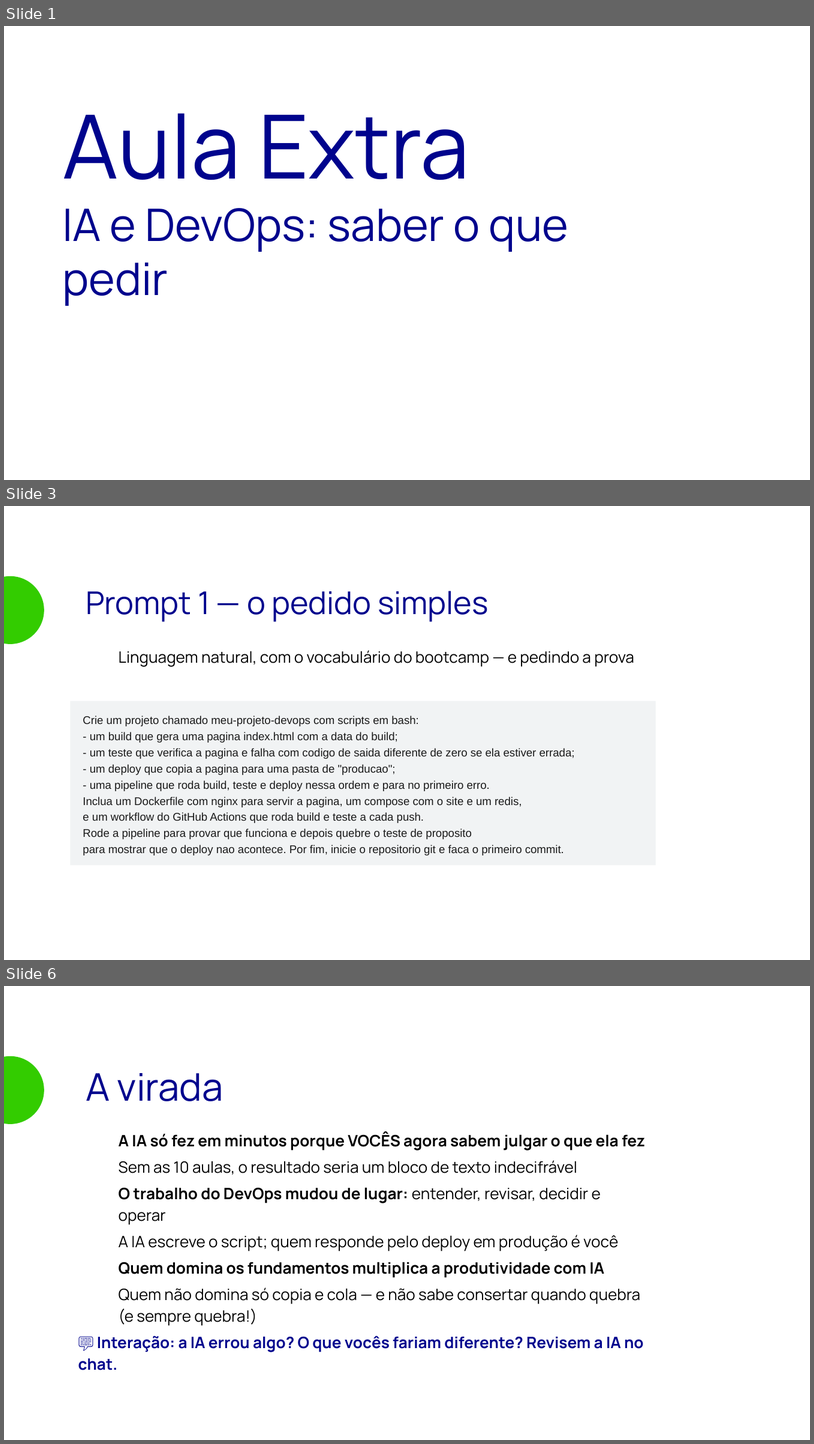
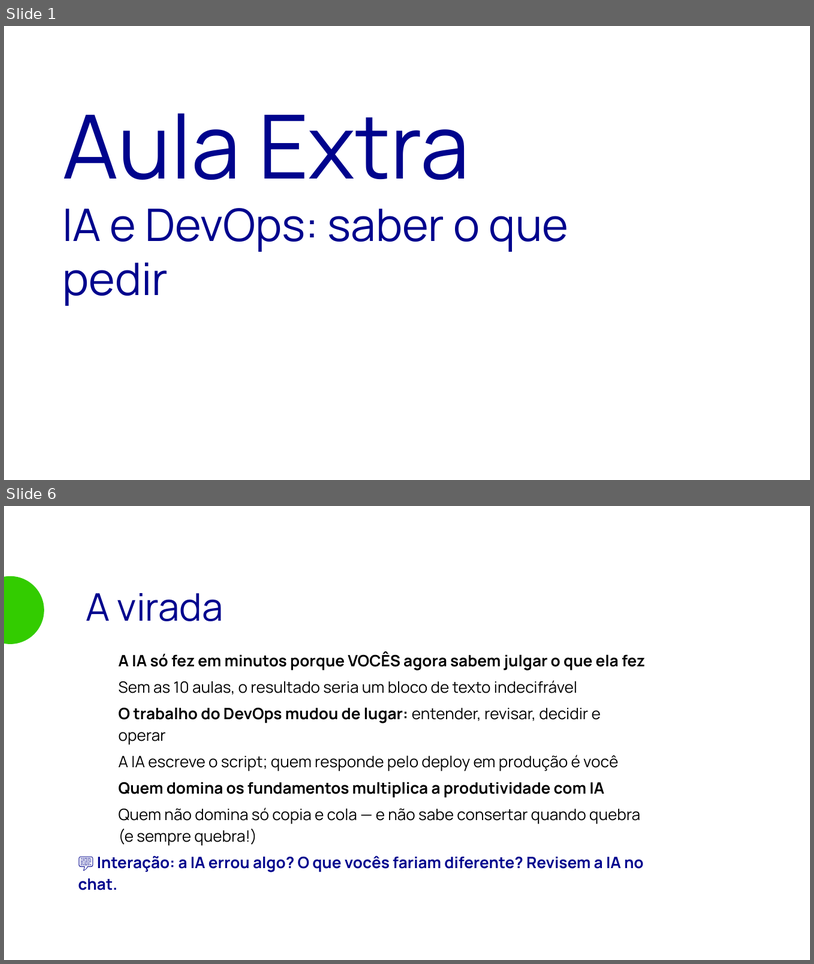
Before and after one commit to viniciusnavarro/bootcamp-devops-2026, a slide deck: aulas/aula-10-github-actions/aula-extra-ia/slides/aula-extra.odp. Shown one above the other, each under a label of ours: slides 1, 3 and 6 before the commit, slides 1 and 6 after it; the slides between them are not shown. The pictures are 814x1444 and 814x964 pixels, drawn with LibreOffice and Linux fonts; fonts in the diff are those of the drawing; background and template pictures are left out. Boxes give left, top, right and bottom in pixels: in the first picture for what was removed or moved away, otherwise in the second. Text is boxed around its words. In the diff, an @@ line names an element or a change of style, - is before the commit and + after.

```diff
--- a/aulas/aula-10-github-actions/aula-extra-ia/slides/aula-extra.odp
+++ b/aulas/aula-10-github-actions/aula-extra-ia/slides/aula-extra.odp
@@ slide 3 removed at (4, 506, 810, 960), background picture (left out) @@
@@ ellipse removed at (4, 576, 44, 644) @@
@@ text removed at (86, 591, 489, 622) @@
-Prompt 1 — o pedido simples
@@ text removed at (119, 650, 635, 667) @@
-● Linguagem natural, com o vocabulário do bootcamp — e pedindo a prova
@@ rectangle removed at (70, 701, 656, 865) @@
-Crie um projeto chamado meu-projeto-devops com scripts em bash:
-- um build que gera uma pagina index.html com a data do build;
-- um teste que verifica a pagina e falha com codigo de saida diferente de zero se ela estiver errada;
-- um deploy que copia a pagina para uma pasta de "producao";
-- uma pipeline que roda build, teste e deploy nessa ordem e para no primeiro erro.
-Inclua um Dockerfile com nginx para servir a pagina, um compose com o site e um redis,
-e um workflow do GitHub Actions que roda build e teste a cada push.
-Rode a pipeline para provar que funciona e depois quebre o teste de proposito
-para mostrar que o deploy nao acontece. Por fim, inicie o repositorio git e faca o primeiro commit.
```
Also in this commit, not shown: 2 slides changed, 2 slides added, 1 other slide removed, 9 other files.
